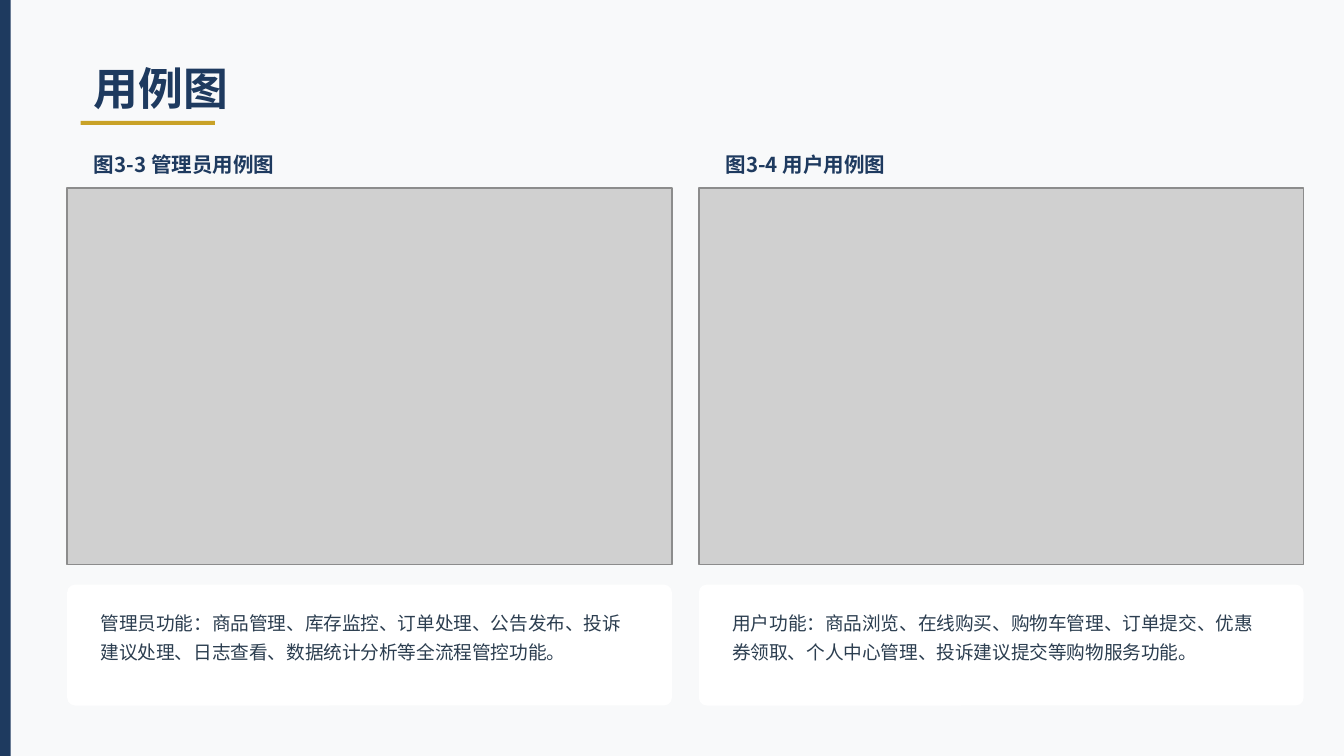
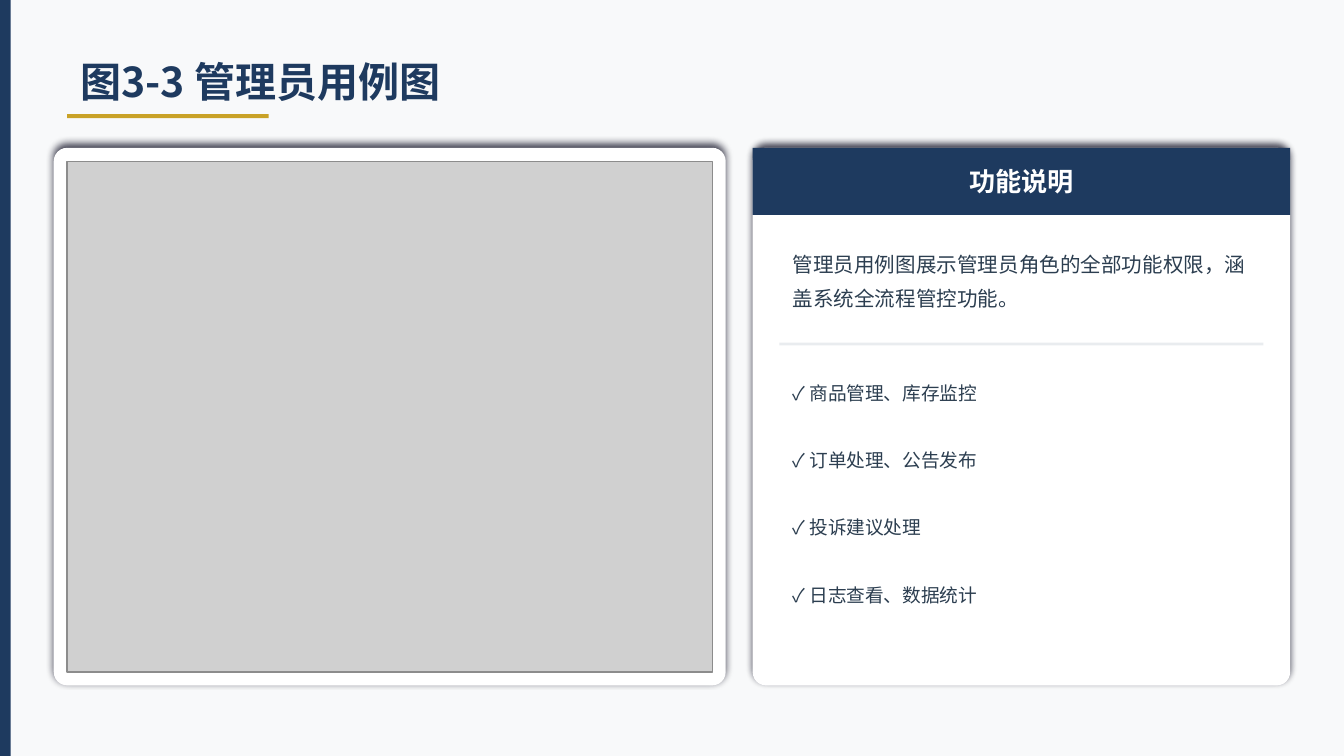
Before and after one commit to lvolk555/Trea--warehouse-, a slide deck: slide 12 of 生鲜超市综合管理系统_毕业答辩PPT.pptx (slide 11 before the commit). Drawn at 1344x756 pixels with LibreOffice and Linux fonts; fonts in the diff are those of the drawing; grey boxes stand for pictures. Boxes give left, top, right and bottom in pixels: in the first picture for what was removed or moved away, otherwise in the second. Text is boxed around its words. In the diff, an @@ line names an element or a change of style, - is before the commit and + after.

```diff
--- a/生鲜超市综合管理系统_毕业答辩PPT.pptx
+++ b/生鲜超市综合管理系统_毕业答辩PPT.pptx
@@ text at box(80, 62, 440, 101): text changed; size 24 to 22 pt @@
-用例图
+图3-3 管理员用例图
@@ rectangle: place and size @@
-rectangle at box(81, 121, 215, 125)
+rectangle at box(67, 114, 269, 118)
@@ rounded rectangle added at box(54, 148, 726, 685), fill #FFFFFF @@
@@ rounded rectangle: place and size @@
-rounded rectangle at box(67, 585, 672, 706)
+rounded rectangle at box(753, 148, 1290, 685)
@@ rounded rectangle at box(753, 148, 1290, 685): shadow on; proportions changed @@
@@ rectangle added at box(753, 148, 1290, 215), fill #1E3A5F @@
@@ picture: place and size @@
-picture at box(67, 188, 672, 564)
+picture at box(67, 161, 712, 672)
@@ text removed at box(94, 154, 274, 174) @@
-图3-3 管理员用例图
@@ text at box(969, 169, 1074, 194): text changed; size 11 to 14 pt; text colour #1E3A5F to #FFFFFF @@
-图3-4 用户用例图
+功能说明
@@ picture removed at box(699, 188, 1304, 564) @@
@@ text added at box(793, 254, 1246, 308), 11 pt, text #2C3E50 @@
+管理员用例图展示管理员角色的全部功能权限，涵盖系统全流程管控功能。
@@ rectangle added at box(780, 343, 1263, 345), fill #E9ECEF @@
@@ text "✓ 商品管理、库存监控" at box(810, 384, 978, 402): vertical alignment top to middle @@
@@ text at box(810, 384, 978, 402): text changed @@
-用户功能：商品浏览、在线购买、购物车管理、订单提交、优惠券领取、个人中心管理、投诉建议提交等购物服务功能。
+✓ 商品管理、库存监控
@@ text added at box(810, 451, 978, 469), 10 pt, text #2C3E50 @@
+✓ 订单处理、公告发布
@@ text added at box(810, 518, 922, 536), 10 pt, text #2C3E50 @@
+✓ 投诉建议处理
@@ rounded rectangle removed at box(699, 585, 1304, 706) @@
@@ text added at box(810, 586, 978, 604), 10 pt, text #2C3E50 @@
+✓ 日志查看、数据统计
@@ text removed at box(101, 614, 622, 661) @@
-管理员功能：商品管理、库存监控、订单处理、公告发布、投诉建议处理、日志查看、数据统计分析等全流程管控功能。
```
Also in this commit, not shown: 5 other slides changed, 12 slides added, 2 slides removed.
